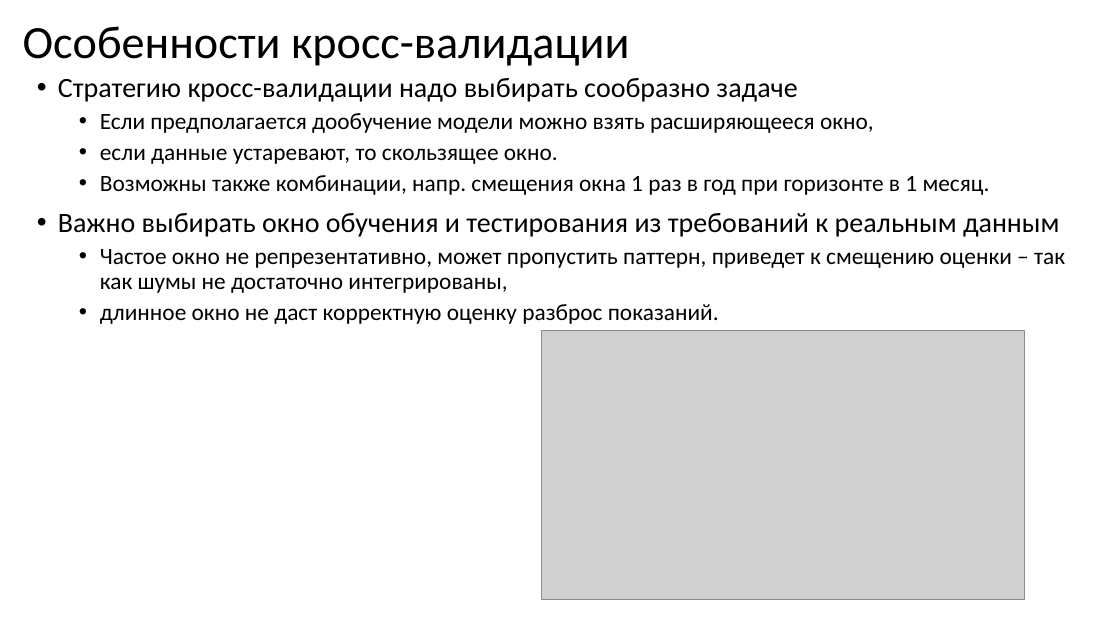
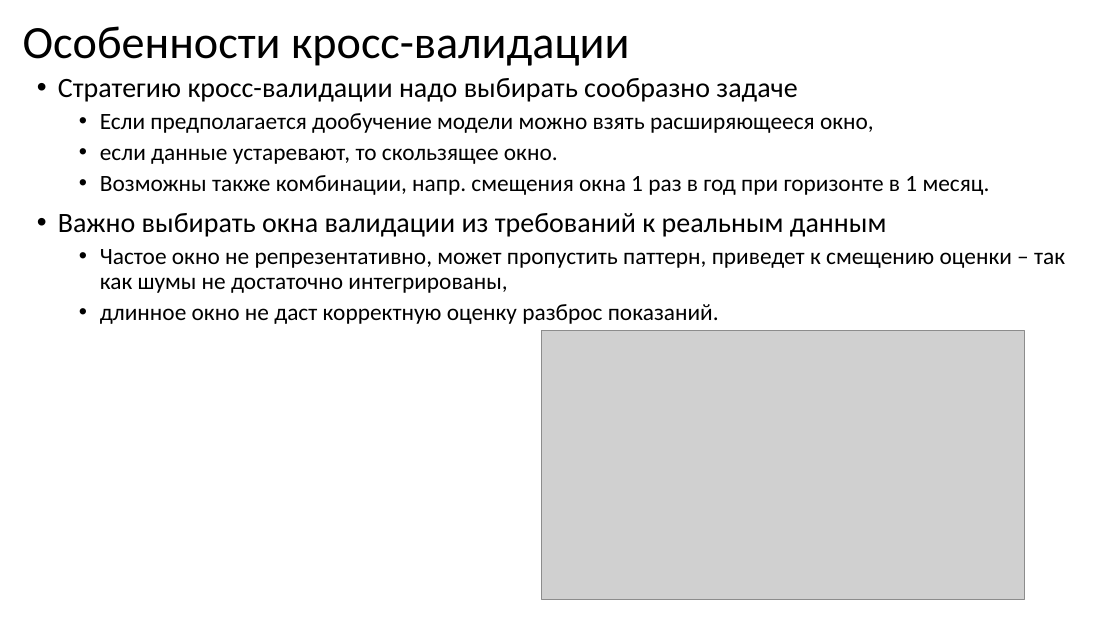
Before and after one commit to MVRonkin/TimeSeriesCourse, a slide deck: slide 10 of 2025/04-2 Оценка качества предсказаний ВР.pptx (slide 8 before the commit). Drawn at 1120x630 pixels with LibreOffice and Linux fonts; fonts in the diff are those of the drawing; grey boxes stand for pictures. Boxes give left, top, right and bottom in pixels: in the first picture for what was removed or moved away, otherwise in the second. Text is boxed around its words. In the diff, an @@ line names an element or a change of style, - is before the commit and + after.

```diff
--- a/2025/04-2 Оценка качества предсказаний ВР.pptx
+++ b/2025/04-2 Оценка качества предсказаний ВР.pptx
@@ text at <box>58,213,887,237</box>: text changed @@
-• Важно выбирать окно обучения и тестирования из требований к реальным данным
+• Важно выбирать окна валидации из требований к реальным данным
```
Also in this commit, not shown: 7 other slides changed, 12 slides added, 1 other file.
